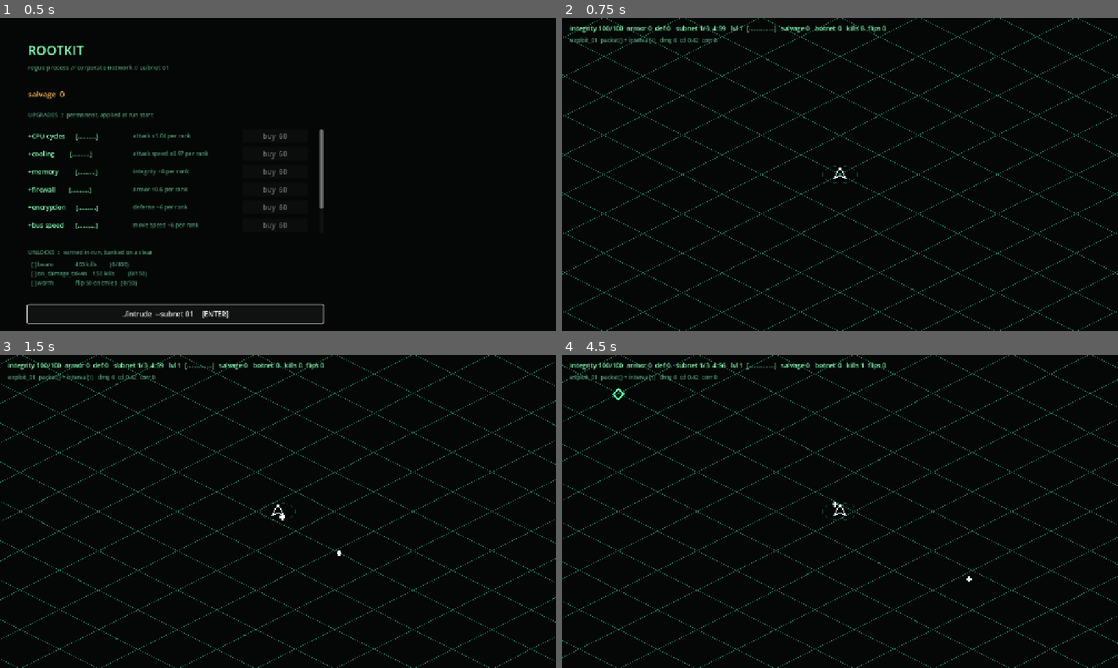
Above: before the commit, frames 1-4 (two rows, left to right).
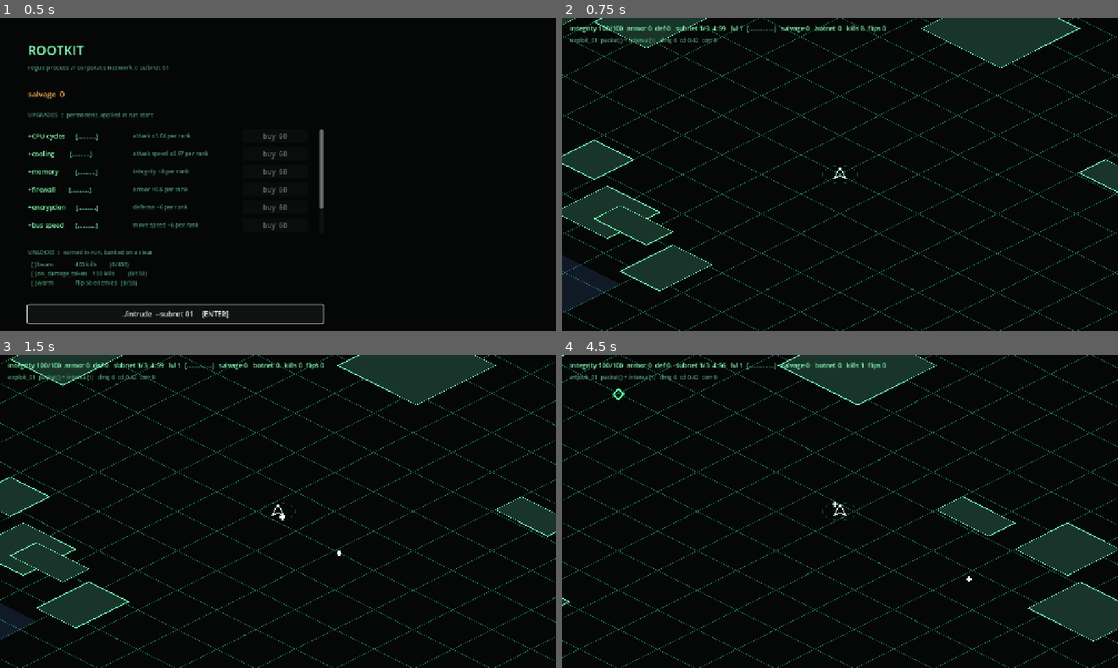
Above: after the commit, the same moments.

Repository: seanperkins/rootkit-game
Game: Godot game, scene res://scenes/main.tscn
Same seed, same stepped clock (60 frames per second), same inputs: the game is played once before the commit and once after it.
Inputs:
- Up to frame 1 (0.5 s): no input
- Up to frame 2 (0.75 s): click "./intrude --subnet 01 [ENTER]" at 0.5 s
- Up to frame 3 (1.5 s): tap Enter at 1.25, 1.35 s; hold D from 1.28 s (still down)
- Up to frame 4 (4.5 s): release D at 2.03 s; hold S 2.03-2.78 s; tap one key every 0.75 s from 2.1 s: Keypad Enter R Enter Keypad Enter; hold D 2.78-3.53 s; hold W 3.53-4.28 s; hold A from 4.28 s (still down)

Frame 1 is identical in both runs. In frame 2, 9.2% of the frame differs, in the area x 0-100%, y 0-95%; in frame 3, 8.4%; in frame 4, 6.8%.

Commit message:
feat: draw terrain beneath the field; keep the perf gate honest

Diff:
--- a/scripts/run/run.gd
+++ b/scripts/run/run.gd
@@ -1178,6 +1178,36 @@
 		_band_count[key2] += 1
 
 func _draw() -> void:
+	# Terrain first, so it sits under every entity.
+	#
+	# Drawn from `rects` rather than per-cell: the draw count is the number of
+	# obstacles (a few dozen) rather than the number of solid cells (up to
+	# eleven hundred). A world-space AABB under to_iso is a sheared
+	# parallelogram, never a rect, so each is its four projected corners.
+	for entry in terrain.rects:
+		var tr: Rect2 = entry[0]
+		var kind: int = entry[1]
+		var quad := PackedVector2Array([
+			to_iso(tr.position),
+			to_iso(tr.position + Vector2(tr.size.x, 0)),
+			to_iso(tr.position + tr.size),
+			to_iso(tr.position + Vector2(0, tr.size.y))])
+		match kind:
+			Terrain.Kind.WALL:
+				# Light enough to read as MASS against a near-black ground. At
+				# 0.05 the fill was indistinguishable from the arena floor and a
+				# wall registered only as its outline, which reads as a marking
+				# on the ground rather than as something you cannot walk through.
+				draw_colored_polygon(quad, Color(0.10, 0.21, 0.17))
+				draw_polyline(quad + PackedVector2Array([quad[0]]),
+					Color(0.45, 1.0, 0.72), 1.5)
+			Terrain.Kind.HAZARD:
+				draw_colored_polygon(quad, Color(1.0, 0.30, 0.28, 0.15))
+			Terrain.Kind.SLOW:
+				draw_colored_polygon(quad, Color(0.40, 0.60, 1.0, 0.13))
+			Terrain.Kind.CORRUPTION:
+				draw_colored_polygon(quad, Color(0.85, 0.35, 1.0, 0.15))
+
 	# Shot visuals, oldest fading out. Drawn under the ship.
 	for fx in _fx_line:
 		var f: float = fx[2] / FX_LIFE
--- a/tests/perf_milestone0.gd
+++ b/tests/perf_milestone0.gd
@@ -156,7 +156,29 @@
 	var c: Vector2 = Vector2.ZERO - g.player_pos
 	if c.length() > 1100.0:
 		dir = (dir + c.normalized() * 1.6).normalized()
-	return dir
+	return _around_walls(g, dir)
+
+## Terrain awareness, added when walls arrived.
+##
+## Without it this kite walks into rock and dies early, and the GATE SHRINKS
+## WITH IT: measured at 43 s survived against the 317 s it used to reach, which
+## dropped the reported p95 from 3.3 ms to 0.9 ms. That reads as a speedup and
+## is nothing of the kind — it is the same architecture measured over a quarter
+## of the load. A perf gate that gets easier whenever the game gets harder is
+## not gating anything.
+func _around_walls(g: Node2D, dir: Vector2) -> Vector2:
+	if dir.length_squared() < 0.000001:
+		return dir
+	var ahead: float = Terrain.CELL * 2.0
+	if not g.terrain.is_solid(g.player_pos + dir * ahead):
+		return dir
+	var left := Vector2(-dir.y, dir.x)
+	if not g.terrain.is_solid(g.player_pos + left * ahead):
+		return left
+	var right := -left
+	if not g.terrain.is_solid(g.player_pos + right * ahead):
+		return right
+	return -dir
 
 func _mean(s: PackedFloat64Array) -> float:
 	var m := 0.0
Not shown, changed: README.md
